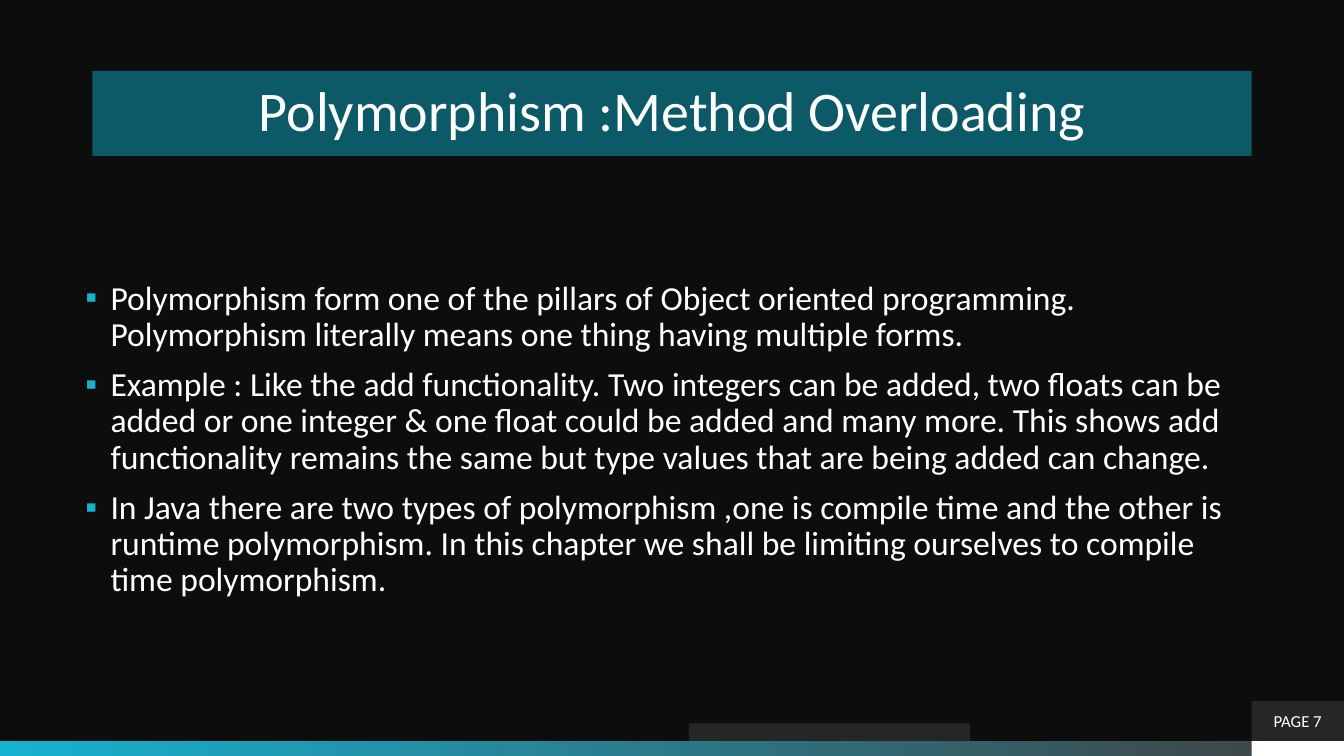
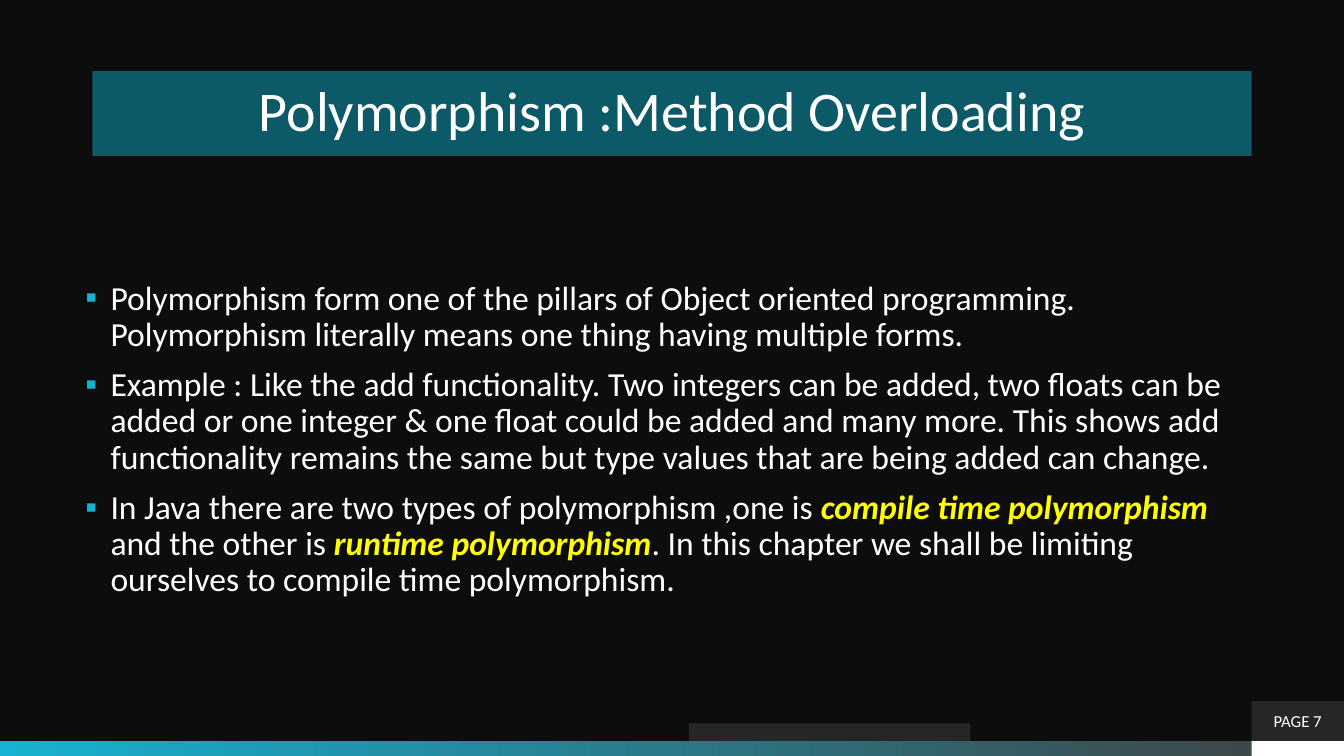
Before and after one commit to theLeonidas/Courses, a slide deck: slide 7 of courseMaterial/Objective-7-Using Methods/Methods.pptx. Drawn at 1344x756 pixels with LibreOffice and Linux fonts; fonts in the diff are those of the drawing; background and template pictures are left out. Boxes give left, top, right and bottom in pixels: in the first picture for what was removed or moved away, otherwise in the second. Text is boxed around its words. In the diff, an @@ line names an element or a change of style, - is before the commit and + after.

```diff
--- a/courseMaterial/Objective-7-Using Methods/Methods.pptx
+++ b/courseMaterial/Objective-7-Using Methods/Methods.pptx
@@ text at (x1=111, y1=495, x2=1208, y2=597): text changed @@
-▪ In Java there are two types of polymorphism ,one is compile time and the other is runtime polymorphism. In this chapter we shall be limiting ourselves to compile time polymorphism.
+▪ In Java there are two types of polymorphism ,one is compile time polymorphism and the other is runtime polymorphism. In this chapter we shall be limiting ourselves to compile time polymorphism.
```
Also in this commit, not shown: 8 other slides changed, 1 slide removed, 37 other files.
